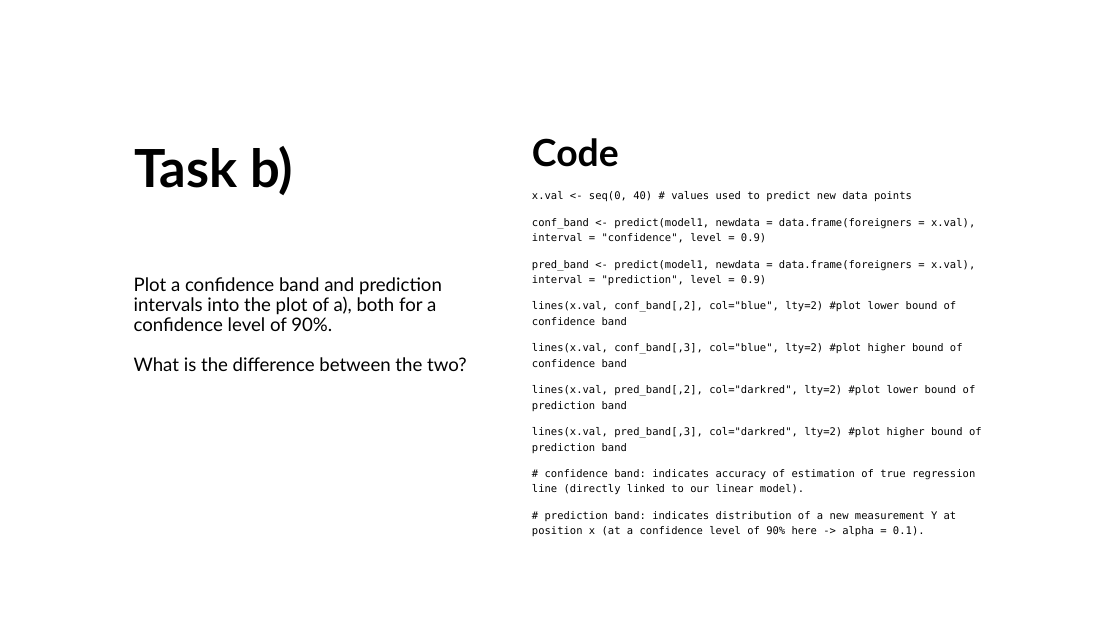
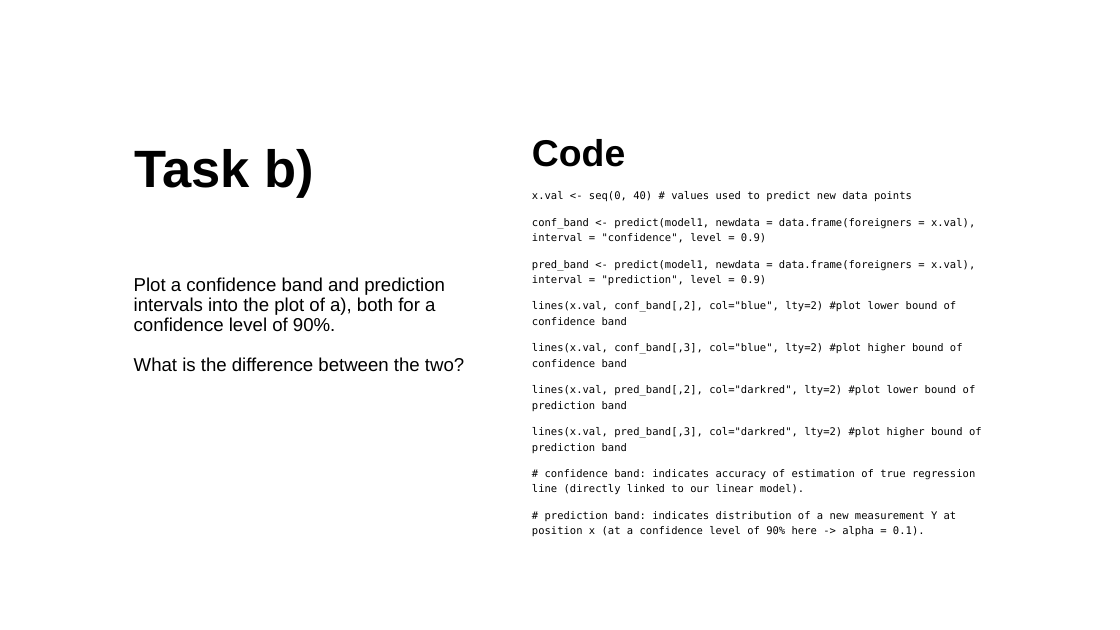
Before and after one commit to michael-jopiti/Group_projects, a slide deck: slide 5 of Ex_5.pptx. Drawn at 1120x630 pixels with LibreOffice and Linux fonts; fonts in the diff are those of the drawing. Boxes give left, top, right and bottom in pixels: in the first picture for what was removed or moved away, otherwise in the second. Text is boxed around its words. In the diff, an @@ line names an element or a change of style, - is before the commit and + after.

```diff
--- a/Ex_5.pptx
+++ b/Ex_5.pptx
@@ title "Task b)" at bbox=[134, 149, 314, 198]: font Lato to Arial @@
@@ text at bbox=[532, 139, 625, 167]: font Lato to Arial in "Code" @@
@@ text "Plot a confidence band and ..." at bbox=[134, 277, 464, 372]: font Lato to Arial @@
```
Also in this commit, not shown: 5 other slides changed.
